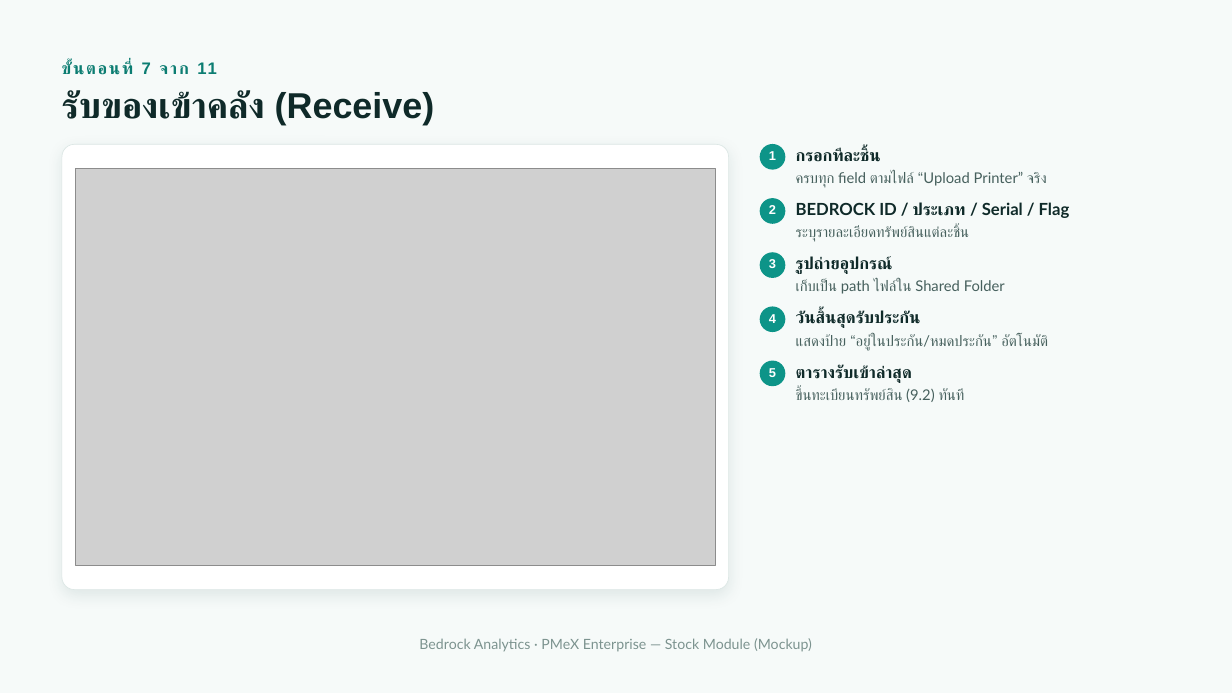
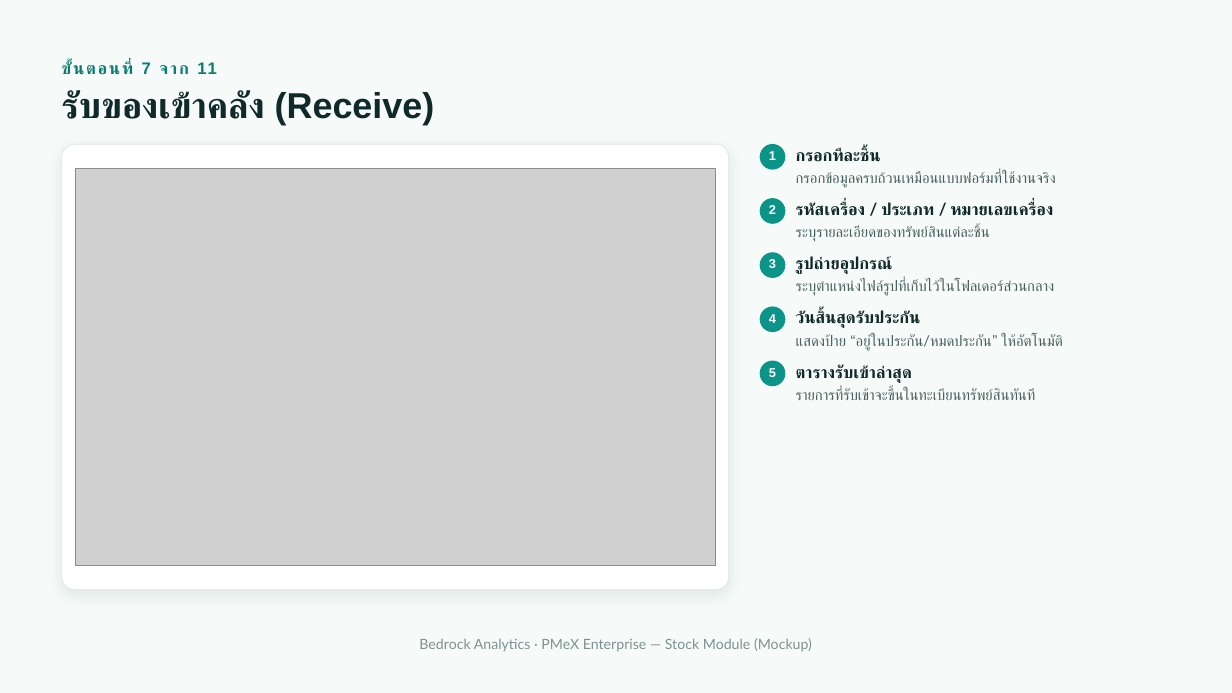
Before and after one commit to LaddaK-Bedrocks/ASSET_STOCK, a slide deck: slide 16 of PMeX Stock Module — Mockup Presentation.pptx (slide 15 before the commit). Drawn at 1232x693 pixels with LibreOffice and Linux fonts; fonts in the diff are those of the drawing; grey boxes stand for pictures. Boxes give left, top, right and bottom in pixels: in the first picture for what was removed or moved away, otherwise in the second. Text is boxed around its words. In the diff, an @@ line names an element or a change of style, - is before the commit and + after.

```diff
--- a/PMeX Stock Module — Mockup Presentation.pptx
+++ b/PMeX Stock Module — Mockup Presentation.pptx
@@ text at (796,171,1056,188): text changed @@
-ครบทุก field ตามไฟล์ “Upload Printer” จริง
+กรอกข้อมูลครบถ้วนเหมือนแบบฟอร์มที่ใช้งานจริง
@@ text at (796,203,1054,216): text changed @@
-BEDROCK ID / ประเภท / Serial / Flag
+รหัสเครื่อง / ประเภท / หมายเลขเครื่อง
@@ text at (796,225,990,242): text changed @@
-ระบุรายละเอียดทรัพย์สินแต่ละชิ้น
+ระบุรายละเอียดของทรัพย์สินแต่ละชิ้น
@@ text at (796,280,1055,296): text changed @@
-เก็บเป็น path ไฟล์ใน Shared Folder
+ระบุตำแหน่งไฟล์รูปที่เก็บไว้ในโฟลเดอร์ส่วนกลาง
@@ text at (796,334,1062,351): text changed @@
-แสดงป้าย “อยู่ในประกัน/หมดประกัน” อัตโนมัติ
+แสดงป้าย “อยู่ในประกัน/หมดประกัน” ให้อัตโนมัติ
@@ text at (796,388,1036,400): text changed @@
-ขึ้นทะเบียนทรัพย์สิน (9.2) ทันที
+รายการที่รับเข้าจะขึ้นในทะเบียนทรัพย์สินทันที
```
Also in this commit, not shown: 13 other slides changed, 4 slides added, 3 slides removed, 4 other files.
